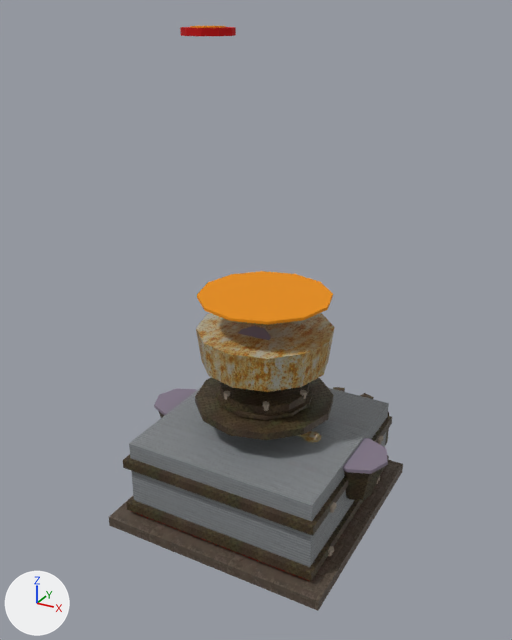
Before and after pictures for a commit that changed the glTF model buildings/smelter/models/smelter_turret.glb.
Rendered twice from a 50 mm camera at (1.64, -3.09, 2.7) aimed at (-0.07, 0.02, 1.15). Every picture has the same lights, and +X, +Y and +Z are marked at lower left. The older version comes first. Where no turn or scale is listed for an object, it has been applied to the vertices. Vertices at exactly the same position are counted once.

The first picture shows 'BandHi', 'BandLo', 'BasePlatform', 'Body', 'ChamberLid', 'FireGlow', 'FiringChamber', 'HopperRight', 'HopperRightRim', 'Muzzle', 'TurretBase', 'TurretRing' and 12 more.
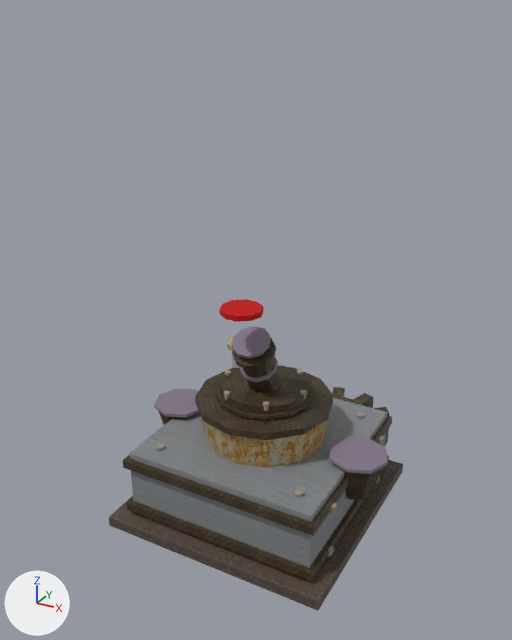
The newer file is also rescaled (x2.0) as a whole; pictures and numbers use the older file's frame.

Boxes (x1, y1, x2, y2) around the edits, measured in the pictures (512 x 640 px):
```json
{"object": "Body", "change": "moved", "before": [129, 387, 389, 567], "after": [129, 398, 388, 568]}
{"object": "FiringChamber", "change": "moved", "before": [196, 313, 334, 392], "after": [201, 417, 327, 468]}
{"object": "FireGlow", "change": "moved", "before": [197, 271, 333, 325], "on screen": "not visible afterwards"}
{"object": "Muzzle", "change": "moved", "before": [180, 27, 236, 36], "after": [220, 299, 263, 322]}
```

Scene script edits in JSON lines:
```json
{"block": "me_box_001", "where": "# used by ob_body; location = (0.0, 0.01, 0.12)"}
{"op": "remove", "block": "me_box_001", "code": "me_box_001.from_pydata(...)  # 16 vertices, 28 faces; spans x -0.55..0.55, y -0.55..0.55, z 0.0..0.4"}
{"op": "add", "block": "me_box_001", "code": "me_box_001.from_pydata(...)  # 16 vertices, 28 faces; spans x -0.55..0.55, y -0.555..0.545, z -0.06..0.34"}
{"block": "me_box_001", "change": "me_box_001 part 1: the whole mesh is moved by (0.0, -0.005, -0.06)"}
{"block": "me_cylinder_005", "where": "# used by ob_fireglow; location = (0.0, 0.0, 1.3)"}
{"op": "remove", "block": "me_cylinder_005", "code": "me_cylinder_005.from_pydata(...)  # 24 vertices, 44 faces; spans x -0.36..0.36, y -0.36..0.36, z 0.0..0.015"}
{"op": "add", "block": "me_cylinder_005", "code": "me_cylinder_005.from_pydata(...)  # 24 vertices, 44 faces; spans x -0.36..0.36, y -0.36..0.36, z -0.65..-0.635"}
{"block": "me_cylinder_005", "change": "me_cylinder_005 part 2: the whole mesh is moved by (0.0, 0.0, -0.65)"}
{"block": "me_cone", "where": "# used by ob_firingchamber; location = (0.0, 0.006, 0.92)"}
{"op": "remove", "block": "me_cone", "code": "me_cone.from_pydata(...)  # 24 vertices, 44 faces; spans x -0.375..0.375, y -0.375..0.375, z 0.0..0.2"}
{"op": "add", "block": "me_cone", "code": "me_cone.from_pydata(...)  # 24 vertices, 44 faces; spans x -0.375..0.375, y -0.378..0.372, z -0.46..-0.26"}
{"block": "me_cone", "change": "me_cone part 3: the whole mesh is moved by (0.0, -0.003, -0.46)"}
{"block": "me_cylinder_008", "where": "# used by ob_muzzle; location = (0.0, -0.496, 2.6)"}
{"op": "remove", "block": "me_cylinder_008", "code": "me_cylinder_008.from_pydata(...)  # 20 vertices, 36 faces; spans x -0.11..0.11, y -0.105..0.105, z 0.0..0.03"}
{"op": "add", "block": "me_cylinder_008", "code": "me_cylinder_008.from_pydata(...)  # 20 vertices, 36 faces; spans x -0.11..0.11, y 0.143..0.353, z -1.3..-1.27"}
{"block": "me_cylinder_008", "change": "me_cylinder_008 part 4: the whole mesh is moved by (0.0, 0.248, -1.3)"}
```
